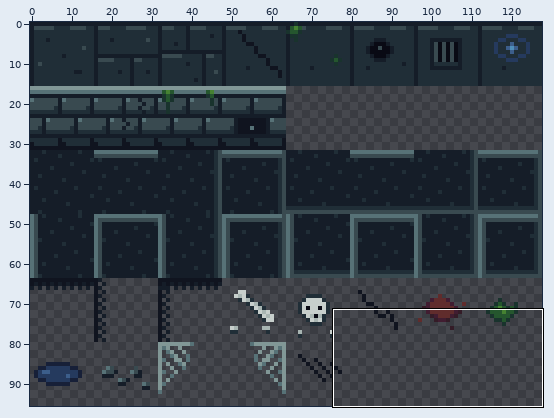
One commit to this pixel-art file: ArtSource/crypt_tiles.aseprite. Above: a wide view before the commit, with the close-up outlined.
Close-up. The starting point:
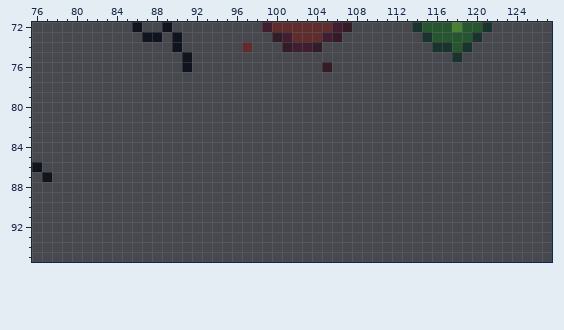
128x96 pixels, 1 frame. Shown: x 76..127, y 72..95.
Now the later version:
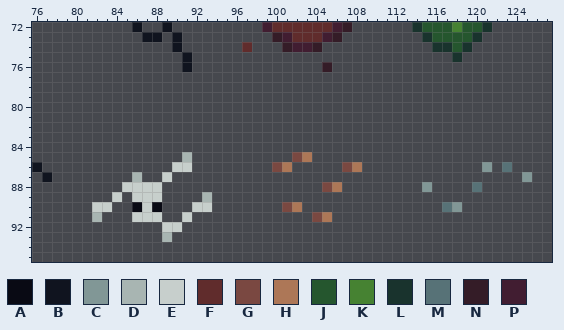
Palette (. is transparent): A #090a14  B #10141f  C #819796  D #a8b5b2  E #c7cfcc  F #602c2c  G #7a4841  H #ad7757  J #25562e  K #468232  L #19332d  M #577277  N #341c27  P #411d31
Edits made:
The author put colour A in row 90 at x 86 and 88.
The author put colour C in row 86 at x 121; in row 87 at x 125; in row 88 at x 115; in row 90 at x 118.
The author put colour D in row 85 at x 91; in row 87 at x 86; in row 89 at x 93; in row 91 at x 82; in row 93 at x 89.
The author put colour E in row 86 at x 90 to 91; in row 87 at x 89; in row 88 at x 85 to 88; in row 89 at x 84 and 86 to 88; in row 90 at x 82 to 83, 87 and 92 to 93; in row 91 at x 86 to 88 and 91.
The author put colour E in row 92 at x 89 to 90.
The author put colour G in row 85 at x 102; in row 86 at x 100 and 107; in row 88 at x 105; in row 90 at x 101; in row 91 at x 104.
The author put colour H in row 85 at x 103; in row 86 at x 101 and 108; in row 88 at x 106; in row 90 at x 102; in row 91 at x 105.
The author put colour M in row 86 at x 123; in row 88 at x 120; in row 90 at x 117.
